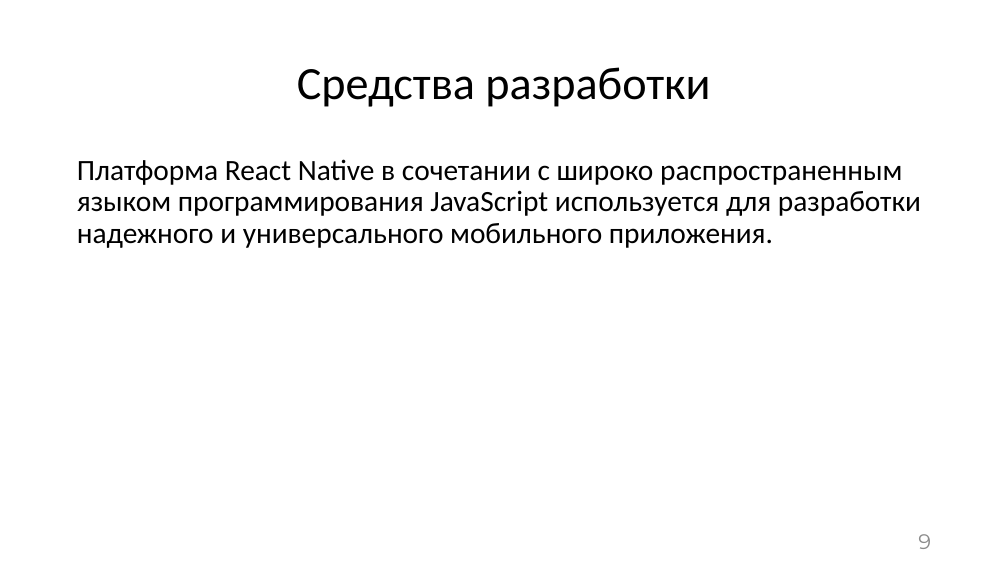
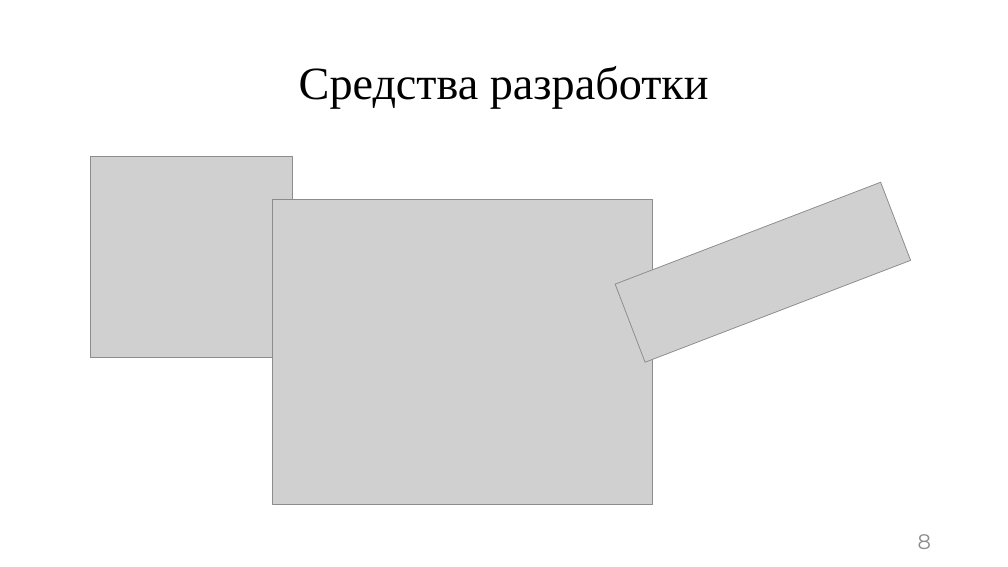
Before and after one commit to asusoft/Diplomnaya, a slide deck: slide 8 of ВКР/Презентация/Презентация к БКР Шеху А.У. ПрИн-467.pptx (slide 9 before the commit). Drawn at 1008x567 pixels with LibreOffice and Linux fonts; fonts in the diff are those of the drawing; grey boxes stand for pictures. Boxes give left, top, right and bottom in pixels: in the first picture for what was removed or moved away, otherwise in the second. Text is boxed around its words. In the diff, an @@ line names an element or a change of style, - is before the commit and + after.

```diff
--- a/ВКР/Презентация/Презентация к БКР Шеху А.У. ПрИн-467.pptx
+++ b/ВКР/Презентация/Презентация к БКР Шеху А.У. ПрИн-467.pptx
@@ title "Средства разработки" at (299,66,709,109): font Calibri to Times New Roman @@
@@ text removed at (77,159,921,248) @@
-Платформа React Native в сочетании с широко распространенным языком программирования JavaScript используется для разработки надежного и универсального мобильного приложения.
@@ picture added at (91,157,293,358) @@
@@ picture added at (273,200,653,504) @@
@@ picture added at (615,182,911,363) @@
@@ page number at (918,534,931,549): text changed @@
-9
+8
```
Also in this commit, not shown: 10 other slides changed, 6 slides added, 9 slides removed, 29 other files.
